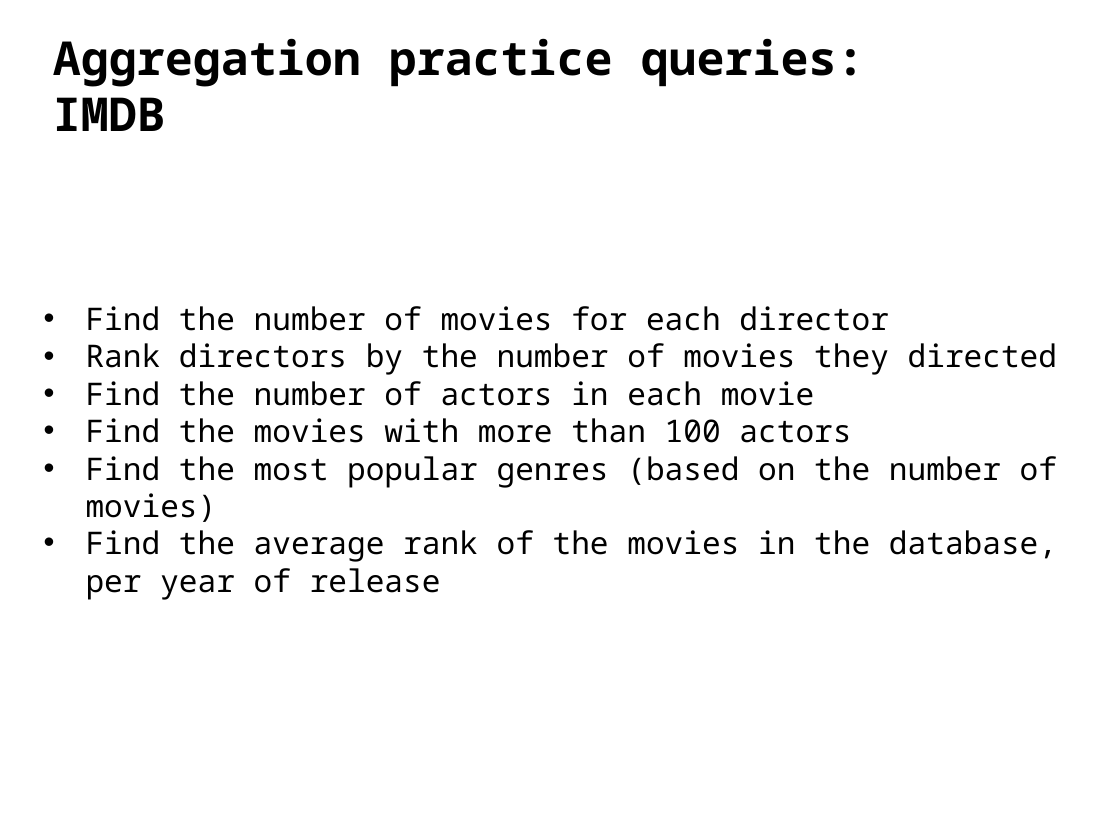
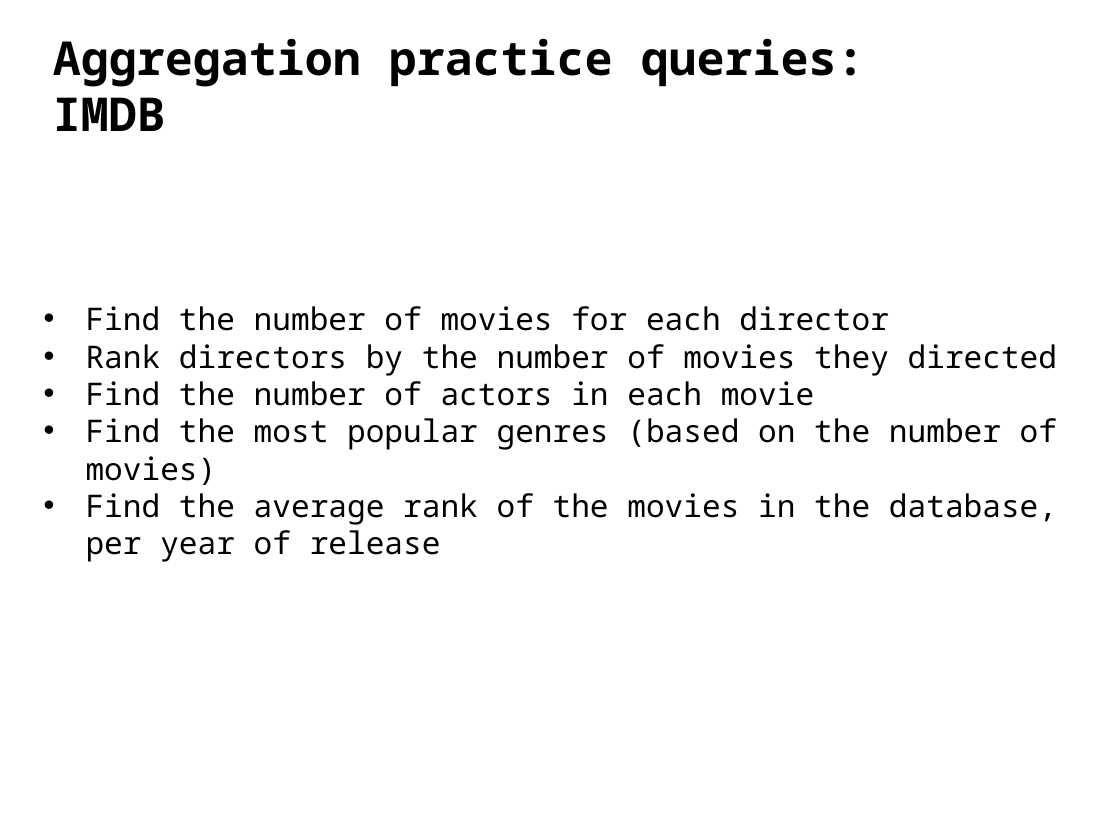
Before and after one commit to ipeirotis/dealing_with_data, a slide deck: slide 40 of 3-SQL/C-SQL.pptx (slide 36 before the commit). Drawn at 1120x840 pixels with LibreOffice and Linux fonts; fonts in the diff are those of the drawing. Boxes give left, top, right and bottom in pixels: in the first picture for what was removed or moved away, otherwise in the second. Text is boxed around its words. In the diff, an @@ line names an element or a change of style, - is before the commit and + after.

```diff
--- a/3-SQL/C-SQL.pptx
+++ b/3-SQL/C-SQL.pptx
@@ text at (x1=86, y1=418, x2=851, y2=443): paragraph removed @@
-• Find the movies with more than 100 actors
```
Also in this commit, not shown: 5 other slides changed, 3 slides added, 1 other file.
